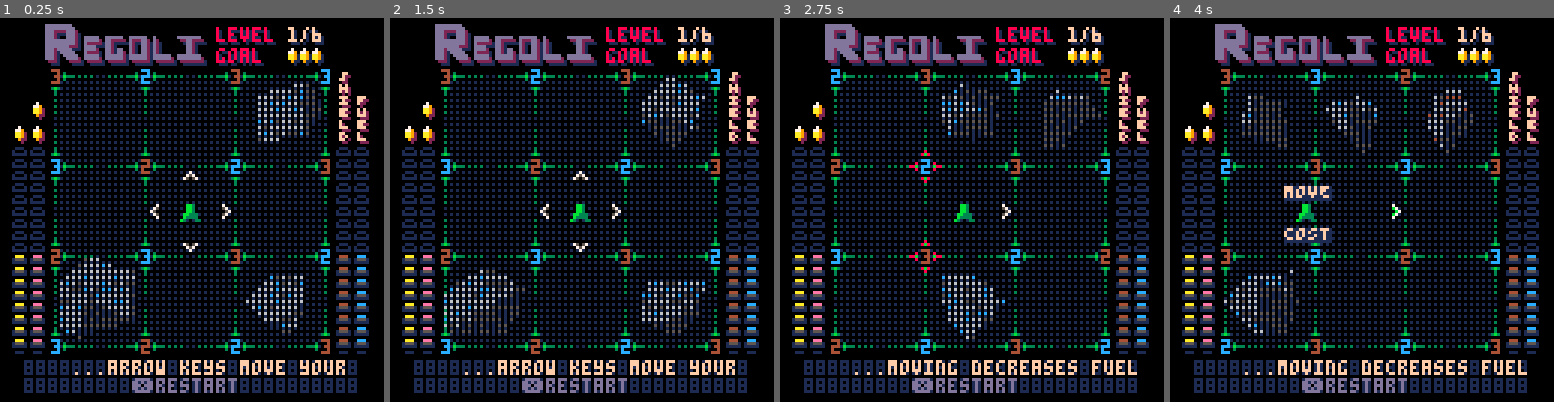
Above: before the commit, frames 1-4 (left to right).
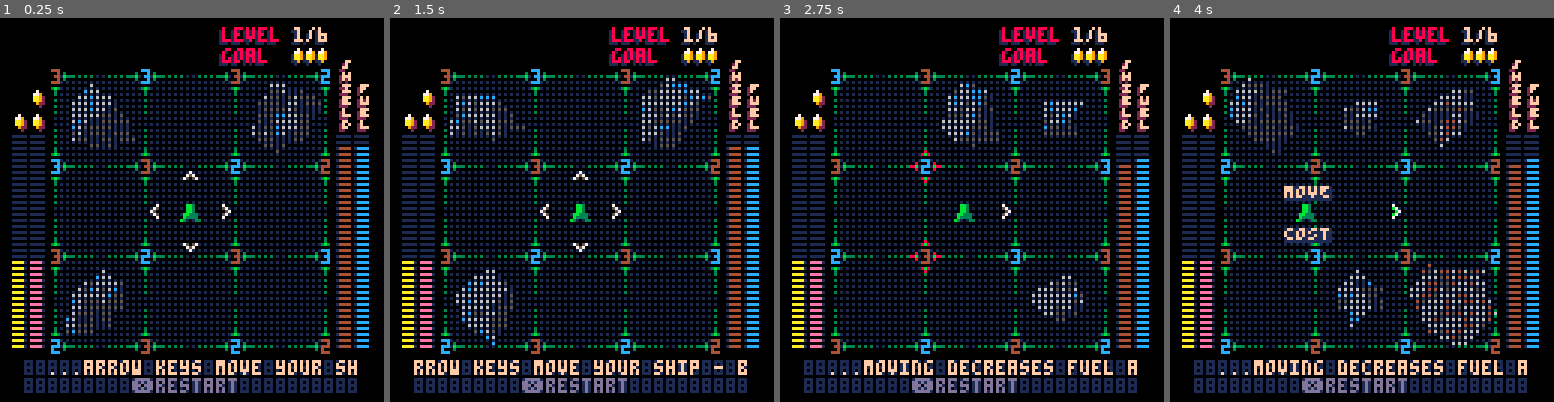
Above: after the commit, the same moments.

Repository: jharlan/regolith_steam
Game: PICO-8 cartridge regolith_steam.p8
Two runs of this game, one before a commit and one after it. Both use one fixed random seed, a clock stepped at 60 frames per second and the inputs below.
Inputs:
- Up to frame 1 (0.25 s): no input
- Up to frame 2 (1.5 s): tap X (X key) at 0.33, 1.07 s; tap O (Z key) at 0.7 s
- Up to frame 3 (2.75 s): hold Right 1.6-2.1 s; tap O (Z key) at 1.7, 2.1, 2.5 s; tap X (X key) at 1.85 s; hold Up 2.15-2.42 s; hold Right from 2.47 s (still down)
- Up to frame 4 (4 s): tap O (Z key) at 2.9, 3.3, 3.7 s; tap X (X key) at 2.97 s; release Right at 3.03 s; hold Left 3.08-3.58 s; hold Down 3.63-3.97 s

The runs differ from the first frame. In frame 1, 12% of the frame differs, in the area x 3-97%, y 1-93%; in frame 2, 12%; in frame 3, 12%; in frame 4, 13%.

Commit message:
basic angled interface with no upper left title

Diff:
--- a/regolith_steam.p8
+++ b/regolith_steam.p8
@@ -21,6 +21,7 @@
   local cutscene=cocreate(cutscene_sequence)
   local over_reason
   while true do
+    if (cur_frame%6==0) lines[1] += 1
     if (level and costatus(level) != "dead") then
       _,over_reason=coresume(level)
     elseif (cutscene and costatus(cutscene) != "dead") then
@@ -587,7 +588,7 @@
     yield()
   end
 
-  tc=Target:new(tc.ship_spr)
+  --tc=Target:new(tc.ship_spr)
   if (assist) lines={0,clvl.lines[player.message_index]}
   new_beacons=spawn_beacons(player.x,player.y,clvl)
 end
@@ -1007,7 +1008,7 @@
     pal(2,1)
     spr(98,67+i*4+26+1,10)
     pal()
-    spr(gspr,67+i*4+26,9)
+    spr(gspr,67+i*4+28,9)
   end
 end
 
@@ -1189,77 +1190,78 @@
   --print("8888888888",72,4,1)
   --print("8888888888",72,10,1)
   print("level",73,4,1)
-  print("level",72,3,8)
+  print("level",74,3,8)
   print(" "..tostr(player.lvl).."/"..tostr(#lvl_list),93,4,1)
-  print(" "..tostr(player.lvl).."/"..tostr(#lvl_list),92,3,15)
+  print(" "..tostr(player.lvl).."/"..tostr(#lvl_list),94,3,15)
   print("goal",73,11,1)
-  print("goal",72,10,8)
+  print("goal",74,10,8)
   draw_goal()
+  --[[
   pal(4,1)
-  spr(128,14,2,7,2)
+  spr(128,16,2,5,2)
   pal(4,2)
-  spr(128,13,1,7,2)
+  spr(128,15,1,5,2)
   pal(4,13)
-  spr(128,12,0,7,2)
+  spr(128,14,0,5,2)
+--]]
 end
 
 function draw_vert_meters()
+
+--[[
   for i=4,20 do
-    spr(5,4,27+i*4)
-    spr(5,10,27+i*4)
-    spr(5,112,27+i*4)
-    spr(5,118,27+i*4)
-  end
-
+    spr(13,4,27+i*3)
+    spr(13,10,27+i*3)
+    spr(13,112,27+i*3)
+    spr(13,118,27+i*3)
+  end
   for i=13,20 do
-    spr(10,10,27+i*4)
+    spr(14,10,27+i*3)
     pal(14,10)
-    spr(10,4,27+i*4)
+    spr(14,4,27+i*3)
     pal(14,4)
-    spr(10,112,27+i*4)
+    spr(14,112,27+i*3)
     pal(14,12)
-    spr(10,118,27+i*4)
+    spr(14,118,27+i*3)
     pal()
   end
+--]]
 
   fillp(0b1111000011110000.1)
 
-  printv("shield",114,19,player.d>16 and 2 or 8)
-  printv("shield",113,18,15)
-
-  printv("fuel",120,27,player.w>16 and 2 or 8)
-  printv("fuel",119,26,15)
+  printv("shield",113,15,player.d>16 and 2 or 8)
+  printv("shield",114,14,15)
+
+  printv("fuel",119,23,player.w>16 and 2 or 8)
+  printv("fuel",120,22,15)
+
+  rectfill(112,110-72,116,110,1)
+  rectfill(118,110-72,122,110,1)
 
   --water storage
-  --rectfill(119,110-player.w,122,110,12) -- fill
+  rectfill(119,110-player.w,122,110,12) -- fill
   -- dirt storage
-  --rectfill(113,110-player.d,116,110,4) -- fill
+  rectfill(113,110-player.d,116,110,4) -- fill
+
+
   -- sensor
-  --rectfill(5,110-player.sensor[2],7,110,10)
-  --rectfill(11,110-player.sensor[1],13,110,14)
+  rectfill(4,110-72,8,110,1)
+  rectfill(10,110-72,14,110,1)
+
+  rectfill(4,110-player.sensor[2],7,110,10)
+  rectfill(10,110-player.sensor[1],13,110,14)
 
   -- coins
-  spr(coin.spr[2][2],3,36-coin.offset[2])
-  spr(coin.spr[2][1],2,35-coin.offset[2])
+  spr(coin.spr[2][2],3,32-coin.offset[2])
+  spr(coin.spr[2][1],2,31-coin.offset[2])
 
   -- pink
-  spr(coin.spr[1][2],9,36-coin.offset[1])
-  spr(coin.spr[1][1],8,35-coin.offset[1])
-
-  spr(coin.spr[1][2],9,28-coin.offset[1])
-  spr(coin.spr[1][1],8,27-coin.offset[1])
-
-  --print("-",5,15,1)
-  --print("-",11,15,1)
-
-  --print("-",113,15,1)
-  --print("-",119,15,1)
-
-  print("-",5,109,1)
-  print("-",11,109,1)
-
-  print("-",113,109,1)
-  print("-",119,109,1)
+  spr(coin.spr[1][2],9,32-coin.offset[1])
+  spr(coin.spr[1][1],8,31-coin.offset[1])
+
+  spr(coin.spr[1][2],9,24-coin.offset[1])
+  spr(coin.spr[1][1],8,23-coin.offset[1])
+
 fillp(0)
 end
 
@@ -1838,12 +1840,12 @@
 
 __gfx__
 000000000000300000000000800000008080808001110000000000000000000000000000000000000eee00000aaa000000000000000000000000000000000000
-000000000000b3300000000000000000000000001000100000000000007000000000000077777000155510001999100000000000000000000000000000000000
-00000000000030000000000080000000000000001111100000000007075000000000000077777000111110001111100000000000000000000000000000000000
-00000000000000000000000000000000000000000000000000000007750000000000000077777000000000000000000000000000000000000000000000000000
-00000000000000000000000080000000000000000000000000000007075000000000000077777000000000000000000000000000000000000000000000000000
-000000003b3000000000000000000000000000000000000000000000007000000750570077777000000000000000000000000000000000000000000000000000
-00000000030000000000000080000000000000000000000000000000000000000075700077777000000000000000000000000000000000000000000000000000
+000000000000b33000000000000000000000000010001000000000000070000000000000777770001555100019991000000bb300100010001eee100000000000
+000000000000300000000000800000000000000011111000000000070750000000000000777770001111100011111000000bb300100010001111100000000000
+000000000000000000000000000000000000000000000000000000077500000000000000777770000000000000000000000bb300000000000000000000000000
+00000000000000000000000080000000000000000000000000000007075000000000000077777000000000000000000000bb3330000000000000000000000000
+000000003b3000000000000000000000000000000000000000000000007000000750570077777000000000000000000000b33330000000000000000000000000
+0000000003000000000000008000000000000000000000000000000000000000007570007777700000000000000000000b300033000000000000000000000000
 00000000030000000000000000000000000000000000000000077700000000000007000077777000000000000000000000000000000000000000000000000000
 0000000000000000000000000000000000000000000000000000000050005000050000000000000000000dd1000500000000000000000000000001dd00000000
 000bb30000000000000000000000000000000000000000000000000050005000055000000005555500000551000d000000000000000500000000015500000000
@@ -1907,14 +1909,14 @@
 00044444444440000000000000000000000000000000000000000000000000000000000000000000000000000000000000000000000000000000000000000000
 00044400004440000000000000000000000000000000000000000000000000000000000000000000000000000000000000000000000000000000000000000000
 00044400004440000000000000000000000000000000000000000000000000000000000000000000000000000000000000000000000000000000000000000000
-00044400004440004444400444444004444440040000000444444440044444444004400040000000000000000000000000000000000000000000000000000000
-00044444444440004444400440000004000440040000000000440000000044000004400040000000000000000000000000000000000000000000000000000000
-00044444444440004000000440000004000440040000000000440000000044000004400040000000000000000000000000000000000000000000000000000000
-00044444444000004444000440000004000440040000000000440000000044000004400040000000000000000000000000000000000000000000000000000000
-00044404444400004444000440044004000440040000000000440000000044000004400040000000000000000000000000000000000000000000000000000000
-00044400444440004000000440044004000440040000000000440000000044000004444440000000000000000000000000000000000000000000000000000000
-00044400044444004444400444444004444440044444400444444440000044000004400040000000000000000000000000000000000000000000000000000000
-00044400004444004444400444444004444440044444400444444440000044000004400040000000000000000000000000000000000000000000000000000000
+00044400004440004444400444444004444440000000000444444440044444444004400040000000000000000000000000000000000000000000000000000000
+00044444444440004444400440000004000440000000000000440000000044000004400040000000000000000000000000000000000000000000000000000000
+00044444444440004000000440000004000440000000000000440000000044000004400040000000000000000000000000000000000000000000000000000000
+00044444444000004444000440000004000440000000000000440000000044000004400040000000000000000000000000000000000000000000000000000000
+00044404444400004444000440044004000440000000000000440000000044000004400040000000000000000000000000000000000000000000000000000000
+00044400444440004000000440044004000440000000000000440000000044000004444440000000000000000000000000000000000000000000000000000000
+00044400044444004444400444444004444440000000000444444440000044000004400040000000000000000000000000000000000000000000000000000000
+00044400004444004444400444444004444440000000000444444440000044000004400040000000000000000000000000000000000000000000000000000000
 00000000000000000000000000000000000000000000000000000000000000000000000000000000000000000000000000000000000000000000000000000000
 00000000000000000000000000000000000000000000000000000000000000000000000000000000000000000000000000000000000000000000000000000000
 d8d8d8d8d8d8d8d80000000000000000000000000000000000000000000000000000000000000000000000000000000000000000000000000000000000000000
